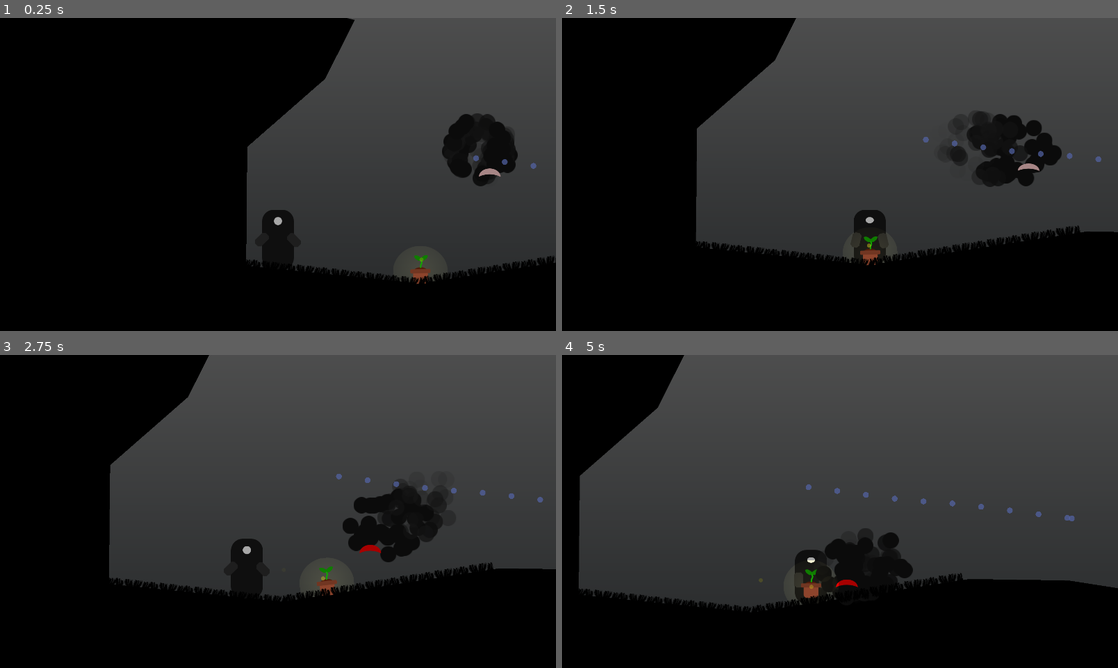
Above: before the commit, frames 1-4 (two rows, left to right).
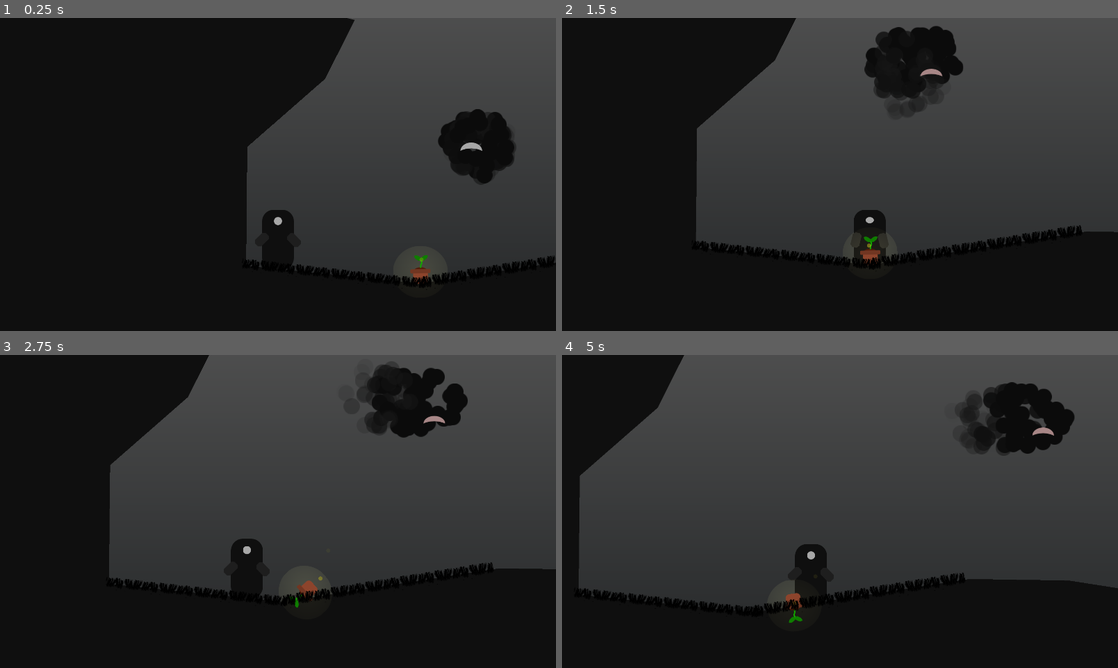
Above: after the commit, the same moments.

Repository: Cowa/A-drop-of-light
Game: Godot game, scene res://levels/LevelTest.tscn
Same seed, same stepped clock (60 frames per second), same inputs: the game is played once before the commit and once after it.
Inputs:
- Up to frame 1 (0.25 s): no input
- Up to frame 2 (1.5 s): hold Right (ui_right) from 0.53 s (still down); tap Space (ui_select) at 0.6, 0.77, 1.07, 1.35 s
- Up to frame 3 (2.75 s): tap Space (ui_select) at 1.52, 1.82, 2.1 s; release Right (ui_right) at 2.03 s; hold Left (ui_left) from 2.03 s (still down)
- Up to frame 4 (5 s): release Left (ui_left) at 2.78 s; hold Right (ui_right) 2.78-4.28 s; tap Space (ui_select) at 2.85, 3.02, 3.32, 3.6, 3.77, 4.07, 4.35, 4.52, 4.82 s; hold Left (ui_left) from 4.28 s (still down)

The runs differ from the first frame. In frame 1, 1.0% of the frame differs, in the area x 44-97%, y 29-89%; in frame 2, 6.6%; in frame 3, 6.6%; in frame 4, 6.7%, in the area x 3-93%, y 3-87%.

Commit message:
apply force on  plant when  enemy touched

Diff:
--- a/enemy/Shadow.gd
+++ b/enemy/Shadow.gd
@@ -54,7 +54,7 @@
 func _physics_process(dt):
 	velocity = Vector2.ZERO
 
-	if player:
+	if player and player.plant_holding:
 		velocity = (player.position - position).normalized() * move_speed
 	else:
 		if !patrol_path: return
--- a/enemy/Shadow.tscn
+++ b/enemy/Shadow.tscn
@@ -154,7 +154,7 @@
 shape = SubResource( 1 )
 
 [node name="Particles2D" type="Particles2D" parent="."]
-amount = 75
+amount = 100
 preprocess = 1.0
 visibility_rect = Rect2( -1000, -1000, 2000, 2000 )
 local_coords = false
@@ -165,9 +165,8 @@
 }
 
 [node name="Mouth" type="Sprite" parent="."]
-modulate = Color( 1, 0.8, 0.8, 1 )
-position = Vector2( 0, 53.6608 )
-scale = Vector2( 1, 0.873217 )
+position = Vector2( 0, 52.6779 )
+scale = Vector2( 1, 0.853558 )
 texture = ExtResource( 2 )
 
 [node name="TestPath" type="Path2D" parent="."]
--- a/levels/LevelTest.gd
+++ b/levels/LevelTest.gd
@@ -6,8 +6,8 @@
 	pass
 
 
-func _on_drop_plant(position):
-	$Plant.dropped()
+func _on_drop_plant(position, velocity):
+	$Plant.dropped(velocity)
 	$Plant.position = position
 
 
--- a/levels/LevelTest.tscn
+++ b/levels/LevelTest.tscn
@@ -18,7 +18,7 @@
 [sub_resource type="Curve2D" id=2]
 bake_interval = 100.0
 _data = {
-"points": PoolVector2Array( 0, 0, 0, 0, 758, 548, 0, 0, 0, 0, 1096, 593, 0, 0, 0, 0, 1279, 606, 0, 0, 0, 0, 1667, 656 )
+"points": PoolVector2Array( 0, 0, 0, 0, 657, 248, 0, 0, 0, 0, 1090, 302, 0, 0, 0, 0, 1321, 327, 0, 0, 0, 0, 1679, 291 )
 }
 
 [node name="LevelTest" type="Node"]
@@ -46,22 +46,18 @@
 [node name="StaticBody2D" type="StaticBody2D" parent="."]
 collision_layer = 2
 collision_mask = 0
-__meta__ = {
-"_edit_group_": true,
-"_edit_lock_": true
-}
 
 [node name="Structure" type="CollisionPolygon2D" parent="StaticBody2D"]
 position = Vector2( 132, 715 )
-polygon = PoolVector2Array( -168, 204, -164, -206, 105, -441, 207, -644, -864, -901, -1482, -466, -1510, 406, -79, 895, 1366, 1084, 2972, 635, 2736, -126, 1780, 195, 1524, 155, 1181, 150, 433, 265 )
+polygon = PoolVector2Array( -168, 204, -164, -206, 105, -441, 207, -644, -864, -901, -1482, -466, -1510, 406, -79, 895, 1366, 1084, 2972, 635, 4395, 848, 6063, 1129, 6105, 637, 6642, -1335, 5488, 280, 4122, 52, 2817, -24, 1780, 195, 1524, 155, 1181, 150, 433, 265 )
 script = ExtResource( 4 )
 __meta__ = {
 "_edit_group_": true
 }
 
 [node name="Visual" type="Polygon2D" parent="StaticBody2D/Structure"]
-color = Color( 0, 0, 0, 1 )
-polygon = PoolVector2Array( -168, 204, -164, -206, 105, -441, 207, -644, -864, -901, -1482, -466, -1510, 406, -79, 895, 1366, 1084, 2972, 635, 2736, -126, 1780, 195, 1524, 155, 1181, 150, 433, 265 )
+color = Color( 0.0941176, 0.0941176, 0.0941176, 1 )
+polygon = PoolVector2Array( -168, 204, -164, -206, 105, -441, 207, -644, -864, -901, -1482, -466, -1510, 406, -79, 895, 1366, 1084, 2972, 635, 4395, 848, 6063, 1129, 6105, 637, 6642, -1335, 5488, 280, 4122, 52, 2817, -24, 1780, 195, 1524, 155, 1181, 150, 433, 265 )
 __meta__ = {
 "_edit_lock_": true
 }
@@ -105,5 +101,5 @@
 script = ExtResource( 9 )
 
 [node name="PathFollow2D" type="PathFollow2D" parent="Path2D"]
-position = Vector2( 898, 575 )
-rotation = 0.0903192
+position = Vector2( 657, 248 )
+rotation = 0.124067
--- a/levels/PatrolPath.gd
+++ b/levels/PatrolPath.gd
@@ -10,4 +10,4 @@
 
 func _draw():
 	for p in points:
-		draw_circle(p, 10, Color.white)
+		pass#draw_circle(p, 10, Color.white)
--- a/materials/GrassShader.shader
+++ b/materials/GrassShader.shader
@@ -7,5 +7,5 @@
 
 void vertex(){
 	//VERTEX += VERTEX * abs(sin(PI * TIME * speed)) * amount;
-	//VERTEX += VERTEX * (sin(PI * TIME * speed)*0.5 + 0.5) * amount; //sine version
+	VERTEX += VERTEX * (sin(PI * TIME * speed)*0.5 + 0.5) * amount; //sine version
 }
--- a/plant/Plant.gd
+++ b/plant/Plant.gd
@@ -1,18 +1,31 @@
 extends RigidBody2D
 
+var pickable = true
 
 func _ready():
 	pass # Replace with function body.
 
 
 func picked():
+	$Particles.emitting = false
+	$Particles.restart()
 	hide()
-	mode = RigidBody2D.MODE_STATIC
+	call_deferred("change_mode", RigidBody2D.MODE_STATIC, null)
 	set_collision_layer_bit(2, false)
 
 
-func dropped():
+func dropped(velocity):
+	$Particles.emitting = true
 	show()
-	mode = RigidBody2D.MODE_RIGID
+	call_deferred("change_mode", RigidBody2D.MODE_RIGID, velocity)
+
+
 	set_collision_layer_bit(2, true)
 	rotation = 0
+
+
+func change_mode(n_mode, velocity):
+	mode = n_mode
+
+	if velocity:
+		apply_impulse(Vector2(10, 10), velocity * 50)
--- a/plant/Plant.tscn
+++ b/plant/Plant.tscn
@@ -26,7 +26,7 @@
 light_mask = 2
 texture = ExtResource( 1 )
 
-[node name="Particles2D" type="CPUParticles2D" parent="."]
+[node name="Particles" type="CPUParticles2D" parent="."]
 modulate = Color( 0.74902, 0.729412, 0.235294, 1 )
 position = Vector2( 2, -7 )
 amount = 2
@@ -43,7 +43,6 @@
 shape = SubResource( 2 )
 
 [node name="PickupShape" type="Area2D" parent="."]
-visible = false
 collision_layer = 16
 collision_mask = 0
 
@@ -57,3 +56,7 @@
 texture = ExtResource( 3 )
 color = Color( 0.670588, 0.647059, 0.376471, 1 )
 range_layer_min = -1
+
+[node name="Timer" type="Timer" parent="."]
+wait_time = 0.3
+one_shot = true
--- a/player/Player.gd
+++ b/player/Player.gd
@@ -18,7 +18,7 @@
 
 
 signal pick_plant
-signal drop_plant(position)
+signal drop_plant(position, velocity)
 
 
 func _ready():
@@ -62,7 +62,7 @@
 		StateMachine.travel("flower_drop")
 		$Pickup/Plant.hide()
 
-		emit_signal("drop_plant", global_position - Vector2(0, -50))
+		emit_signal("drop_plant", global_position, Vector2.ZERO)
 
 		#$AnimationPlayer.play("flower_picking")
 
@@ -80,6 +80,14 @@
 	velocity = move_and_slide(velocity, Vector2.UP, true, 4, deg2rad(46))
 
 
+func enemy_touched(vel):
+	plant_holding = false
+	StateMachine.travel("flower_drop")
+	$Pickup/Plant.hide()
+
+	emit_signal("drop_plant", global_position, vel)
+
+
 func _on_Detection_body_entered(body):
 	if body.name == "Plant":
 		print("detected")
@@ -87,7 +95,8 @@
 		StateMachine.travel("flower_detected")
 		plant_detected = body
 	elif body.is_in_group("enemy"):
-		print("enemy")
+		print("enemy touched")
+		enemy_touched(body.velocity)
 
 
 func _on_Detection_body_exited(body):
--- a/player/Player.tscn
+++ b/player/Player.tscn
@@ -239,8 +239,7 @@
 "values": [ Vector2( 0, 0 ), Vector2( 0, 51 ) ]
 }
 
-[sub_resource type="Animation" id=4]
-resource_name = "flower_picking"
+[sub_resource type="Animation" id=5]
 length = 0.25
 step = 0.05
 tracks/0/type = "value"
@@ -677,30 +676,30 @@
 
 [sub_resource type="AnimationNodeStateMachineTransition" id=19]
 
-[sub_resource type="AnimationNodeStateMachineTransition" id=22]
-
-[sub_resource type="AnimationNodeStateMachineTransition" id=23]
+[sub_resource type="AnimationNodeStateMachineTransition" id=20]
+
+[sub_resource type="AnimationNodeStateMachineTransition" id=21]
 switch_mode = 2
 auto_advance = true
 
-[sub_resource type="AnimationNodeStateMachine" id=5]
-states/flower_detected/node = SubResource( 8 )
+[sub_resource type="AnimationNodeStateMachine" id=22]
+states/flower_detected/node = SubResource( 9 )
 states/flower_detected/position = Vector2( 443.5, 65 )
-states/flower_drop/node = SubResource( 15 )
+states/flower_drop/node = SubResource( 10 )
 states/flower_drop/position = Vector2( 149, 205.5 )
-states/flower_picking/node = SubResource( 9 )
+states/flower_picking/node = SubResource( 11 )
 states/flower_picking/position = Vector2( 442.25, 192.5 )
-states/flower_undetected/node = SubResource( 21 )
+states/flower_undetected/node = SubResource( 12 )
 states/flower_undetected/position = Vector2( 442.875, -74.5 )
-states/idle/node = SubResource( 10 )
+states/idle/node = SubResource( 13 )
 states/idle/position = Vector2( 98.5, 60 )
-states/plant_holding/node = SubResource( 17 )
+states/plant_holding/node = SubResource( 14 )
 states/plant_holding/position = Vector2( 349.5, 293.5 )
-transitions = [ "idle", "flower_detected", SubResource( 11 ), "flower_detected", "flower_picking", SubResource( 12 ), "flower_drop", "idle", SubResource( 16 ), "flower_picking", "plant_holding", SubResource( 18 ), "plant_holding", "flower_drop", SubResource( 19 ), "flower_detected", "flower_undetected", SubResource( 22 ), "flower_undetected", "idle", SubResource( 23 ) ]
+transitions = [ "idle", "flower_detected", SubResource( 15 ), "flower_detected", "flower_picking", SubResource( 16 ), "flower_drop", "idle", SubResource( 17 ), "flower_picking", "plant_holding", SubResource( 18 ), "plant_holding", "flower_drop", SubResource( 19 ), "flower_detected", "flower_undetected", SubResource( 20 ), "flower_undetected", "idle", SubResource( 21 ) ]
 start_node = "idle"
-graph_offset = Vector2( 0, -139.599 )
-
-[sub_resource type="AnimationNodeStateMachinePlayback" id=6]
+graph_offset = Vector2( 0, -114.232 )
+
+[sub_resource type="AnimationNodeStateMachinePlayback" id=23]
 
 [node name="Player" type="KinematicBody2D" groups=[
 "player",
@@ -762,17 +761,19 @@
 
 [node name="AnimationPlayer" type="AnimationPlayer" parent="."]
 anims/flower_detected = SubResource( 3 )
-anims/flower_drop = SubResource( 13 )
-anims/flower_picking = SubResource( 4 )
-anims/flower_undetected = SubResource( 20 )
+anims/flower_drop = SubResource( 4 )
+anims/flower_picking = SubResource( 5 )
+anims/flower_undetected = SubResource( 6 )
 anims/idle = SubResource( 7 )
-anims/plant_holding = SubResource( 14 )
+anims/plant_holding = SubResource( 8 )
 
 [node name="AnimationTree" type="AnimationTree" parent="."]
-tree_root = SubResource( 5 )
+tree_root = SubResource( 22 )
 anim_player = NodePath("../AnimationPlayer")
 active = true
 process_mode = 0
-parameters/playback = SubResource( 6 )
+parameters/playback = SubResource( 23 )
+
+[node name="Timer" type="Timer" parent="."]
 [connection signal="body_entered" from="Detection" to="." method="_on_Detection_body_entered"]
 [connection signal="body_exited" from="Detection" to="." method="_on_Detection_body_exited"]
Not shown: 4 places in player/Player.tscn that only renumber resources
